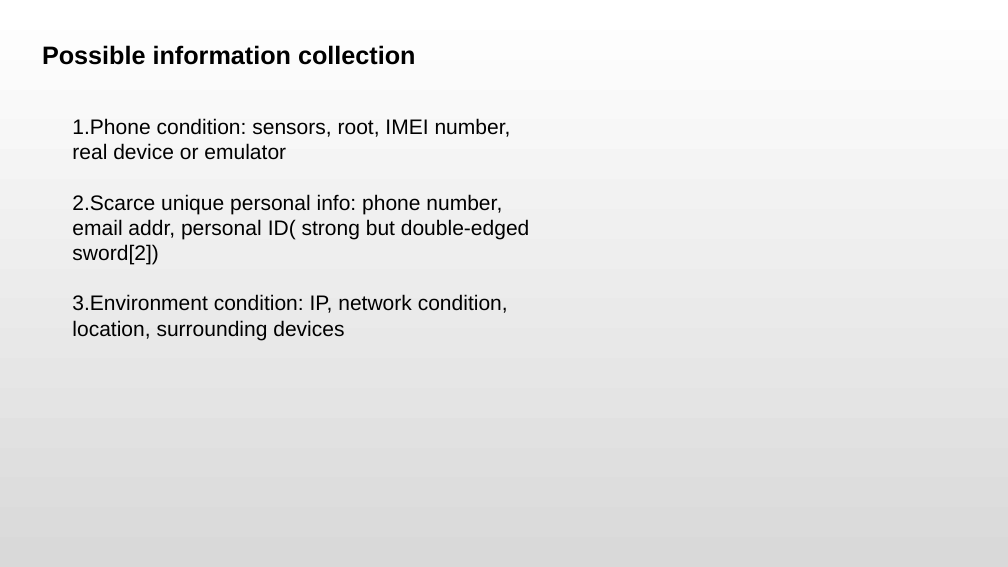
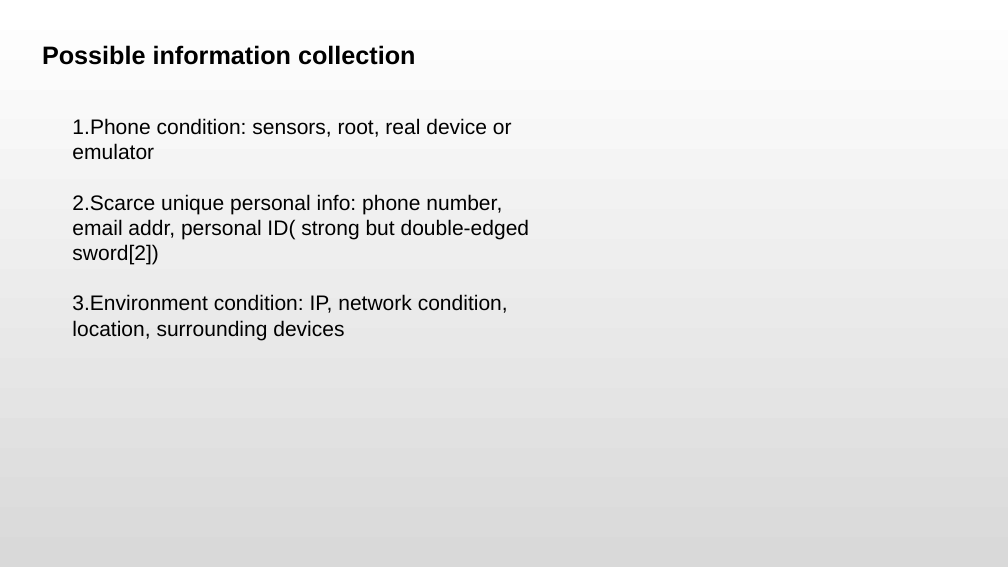
Before and after one commit to 66Ronghua99/HRP-Thesis, a slide deck: slide 3 of lttStudy/ProposalPre.pptx. Drawn at 1008x567 pixels with LibreOffice and Linux fonts; fonts in the diff are those of the drawing. Boxes give left, top, right and bottom in pixels: in the first picture for what was removed or moved away, otherwise in the second. Text is boxed around its words. In the diff, an @@ line names an element or a change of style, - is before the commit and + after.

```diff
--- a/lttStudy/ProposalPre.pptx
+++ b/lttStudy/ProposalPre.pptx
@@ text at (x1=72, y1=118, x2=512, y2=160): text changed @@
-1.Phone condition: sensors, root, IMEI number, real device or emulator
+1.Phone condition: sensors, root, real device or emulator
```
Also in this commit, not shown: 7 other slides changed, 2 other files.
